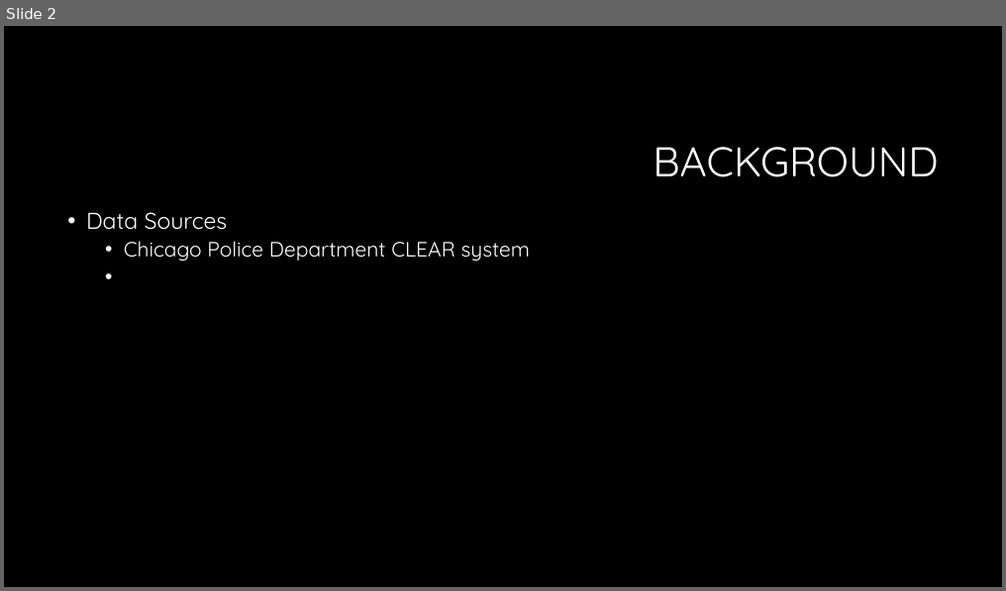
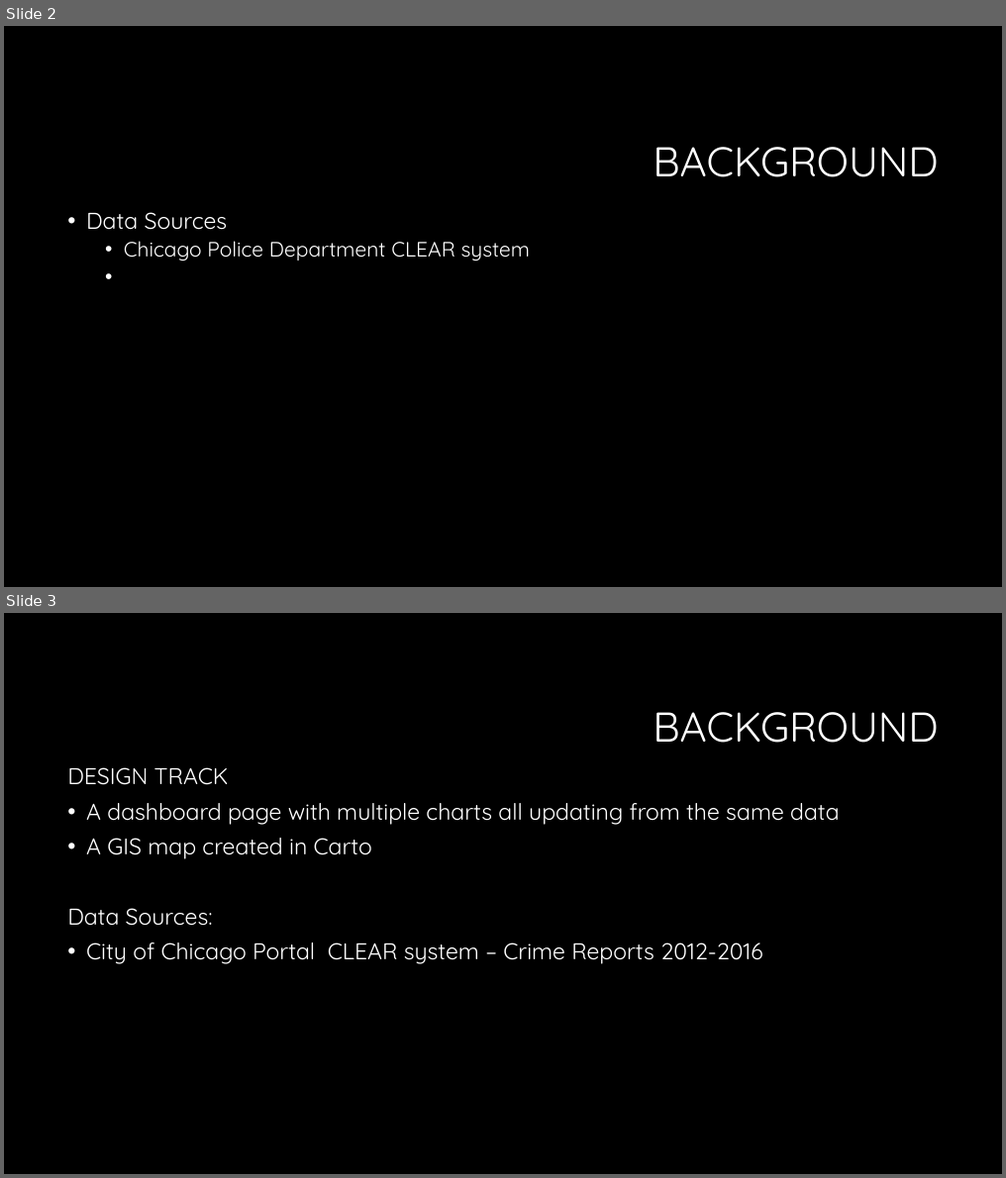
Before and after one commit to perako22/Project_2, a slide deck: Chicago Crimes Analysis Project.pptx. Shown one above the other, each under a label of ours: slide 2 before the commit, slides 2 and 3 after it. The pictures are 1006x591 and 1006x1178 pixels, drawn with LibreOffice and Linux fonts; fonts in the diff are those of the drawing; background and template pictures are left out. Boxes give left, top, right and bottom in pixels: in the first picture for what was removed or moved away, otherwise in the second. Text is boxed around its words. In the diff, an @@ line names an element or a change of style, - is before the commit and + after.

```diff
--- a/Chicago Crimes Analysis Project.pptx
+++ b/Chicago Crimes Analysis Project.pptx
@@ slide 3 added at (x1=4, y1=613, x2=1002, y2=1174), background #000000 @@
@@ title added at (x1=652, y1=712, x2=938, y2=743), 40 pt, text #FFFFFF @@
+BACKGROUND
@@ text added at (x1=67, y1=767, x2=839, y2=964), 22 pt, text #FFFFFF @@
+DESIGN TRACK
+• A dashboard page with multiple charts all updating from the same data
+• A GIS map created in Carto
+Data Sources:
+• City of Chicago Portal CLEAR system – Crime Reports 2012-2016
```
Also in this commit, not shown: 1 slide changed.
